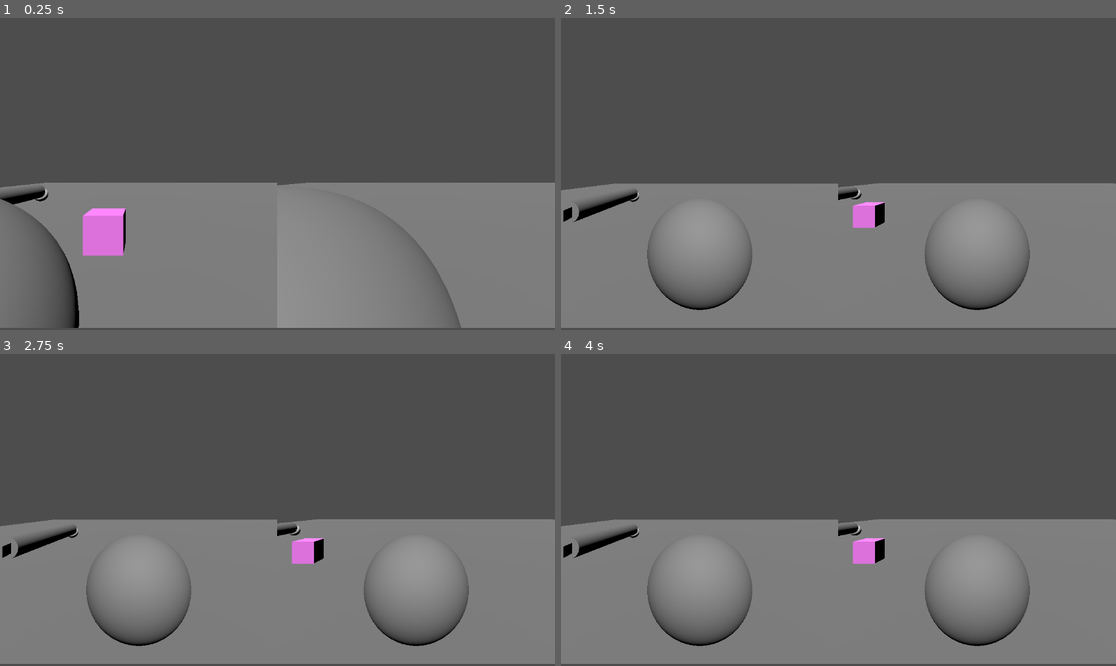
Above: before the commit, frames 1-4 (two rows, left to right).
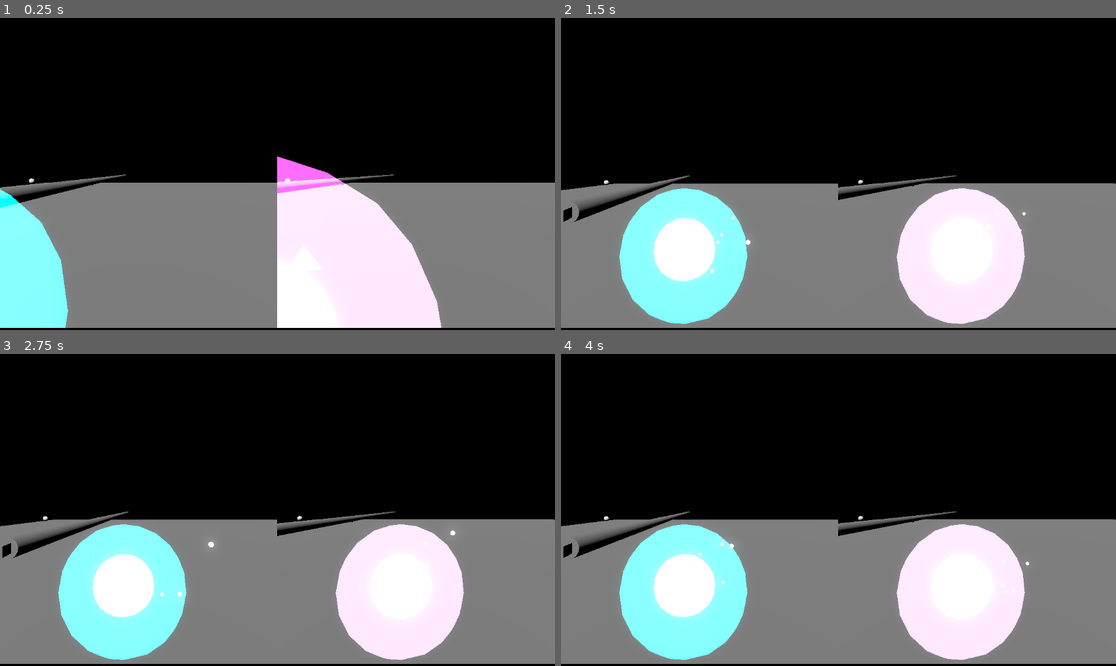
Above: after the commit, the same moments.

Repository: Tutita-Dev/fragmented-soul
Game: Godot game, scene res://scenes/Test/TestLevel.tscn
Same seed, same stepped clock (60 frames per second), same inputs: the game is played once before the commit and once after it. Before the commit the project has no main scene; this scene is started directly in both runs.
Inputs:
- Up to frame 1 (0.25 s): no input
- Up to frame 2 (1.5 s): tap Enter at 0.5 s
- Up to frame 3 (2.75 s): tap Space at 2 s
- Up to frame 4 (4 s): no input

The runs differ from the first frame. In frame 1, 71% of the frame differs, in the area x 0-100%, y 0-100%; in frame 2, 71%; in frame 3, 71%; in frame 4, 71%.

Commit message:
Asset orbe e implementacion

Diff:
--- a/project.godot
+++ b/project.godot
@@ -11,6 +11,7 @@
 [application]
 
 config/name="fragmented-soul"
+run/main_scene="uid://ck14nyfg6wijg"
 config/features=PackedStringArray("4.6", "Forward Plus")
 config/icon="res://icon.svg"
 
--- a/scenes/Test/TestLevel.tscn
+++ b/scenes/Test/TestLevel.tscn
@@ -12,6 +12,10 @@
 [sub_resource type="BoxShape3D" id="BoxShape3D_deaoh"]
 
 [sub_resource type="PlaneMesh" id="PlaneMesh_86d4f"]
+
+[sub_resource type="Environment" id="Environment_3e3ua"]
+background_mode = 1
+glow_enabled = true
 
 [node name="TestLevel" type="Node3D" unique_id=1316197581]
 transform = Transform3D(1, 0, 0, 0, 1, 0, 0, 0, 1, 0, 0.16239548, 0)
@@ -46,14 +50,14 @@
 player_id = 2
 
 [node name="FragmentBase2" parent="." unique_id=1526138773 instance=ExtResource("3_wd06p")]
-transform = Transform3D(1, 0, 0, 0, 1, 0, 0, 0, 1, -11.427151, 1.5, 19.56606)
+transform = Transform3D(1, 0, 0, 0, 1, 0, 0, 0, 1, -18.819918, 1.5, -8.996239)
 can_translate = true
 
 [node name="LightEmitter" parent="." unique_id=1122609926 instance=ExtResource("4_n4ulk")]
 transform = Transform3D(1, 0, 0, 0, 1, 0, 0, 0, 1, -17.697178, 1.7818004, 19.066929)
 
 [node name="LightReceptor" parent="." unique_id=879324380 instance=ExtResource("5_wd06p")]
-transform = Transform3D(1, 0, 0, 0, 1, 0, 0, 0, 1, -17.719738, 1.5, 10.236103)
+transform = Transform3D(1, 0, 0, 0, 1, 0, 0, 0, 1, -31.503788, 1.5, -14.708981)
 
 [node name="LightSystem" type="Node3D" parent="." unique_id=154440687 node_paths=PackedStringArray("emitter")]
 script = ExtResource("6_3e3ua")
@@ -61,3 +65,6 @@
 
 [node name="Control" parent="." unique_id=1446924797 instance=ExtResource("8_3e3ua")]
 visible = false
+
+[node name="WorldEnvironment" type="WorldEnvironment" parent="." unique_id=311335859]
+environment = SubResource("Environment_3e3ua")
--- a/scenes/player/Player.tscn
+++ b/scenes/player/Player.tscn
@@ -1,6 +1,7 @@
 [gd_scene format=3 uid="uid://kfxiyyxr357b"]
 
 [ext_resource type="Script" uid="uid://c22qsdclwrm7w" path="res://scripts/player/player.gd" id="1_wr5hl"]
+[ext_resource type="PackedScene" uid="uid://sif5306gt5jl" path="res://scenes/player/soul_orb_asset.tscn" id="2_4kuee"]
 [ext_resource type="Script" uid="uid://ddc6cwvq7mpma" path="res://scripts/player/input_provider.gd" id="2_gfjak"]
 
 [sub_resource type="SphereMesh" id="SphereMesh_o8nba"]
@@ -13,7 +14,10 @@
 script = ExtResource("1_wr5hl")
 
 [node name="MeshInstance3D" type="MeshInstance3D" parent="." unique_id=1731519691]
+visible = false
 mesh = SubResource("SphereMesh_o8nba")
+
+[node name="Soul_Orb_Asset" parent="." unique_id=1543801712 instance=ExtResource("2_4kuee")]
 
 [node name="CollisionShape3D" type="CollisionShape3D" parent="." unique_id=1072886431]
 shape = SubResource("SphereShape3D_4kuee")
--- /dev/null
+++ b/scenes/player/soul_orb_asset.tscn
@@ -0,0 +1,58 @@
+[gd_scene format=3 uid="uid://sif5306gt5jl"]
+
+[ext_resource type="PackedScene" uid="uid://b4cb28xaq3aw1" path="res://assets/Soul_Orb_Asset.glb" id="1_0j51x"]
+
+[sub_resource type="StandardMaterial3D" id="StandardMaterial3D_j28i3"]
+transparency = 1
+blend_mode = 1
+emission_enabled = true
+emission = Color(0.45882353, 1, 1, 1)
+emission_energy_multiplier = 13.49
+
+[sub_resource type="StandardMaterial3D" id="StandardMaterial3D_wkgkh"]
+albedo_color = Color(0, 1, 1, 0.5803922)
+emission_enabled = true
+emission = Color(15.229851, 18.892157, 18.892157, 1)
+emission_energy_multiplier = 2.41
+
+[sub_resource type="Curve" id="Curve_ebu2r"]
+_data = [Vector2(0, 1), 0.0, 0.0, 0, 0, Vector2(1, 1), 0.0, 0.0, 0, 0]
+point_count = 2
+
+[sub_resource type="CurveTexture" id="CurveTexture_vdggw"]
+curve = SubResource("Curve_ebu2r")
+
+[sub_resource type="ParticleProcessMaterial" id="ParticleProcessMaterial_eqdec"]
+emission_shape = 2
+emission_sphere_radius = 0.3
+gravity = Vector3(1, 0.5, 0)
+linear_accel_min = -2.2351742e-06
+linear_accel_max = 2.1499977
+scale_min = 0.049999997
+scale_max = 0.099999994
+scale_curve = SubResource("CurveTexture_vdggw")
+
+[sub_resource type="SphereMesh" id="SphereMesh_m7thh"]
+
+[sub_resource type="StandardMaterial3D" id="StandardMaterial3D_73eyc"]
+transparency = 1
+blend_mode = 1
+albedo_color = Color(0, 1, 1, 0.5803922)
+emission_enabled = true
+emission = Color(0, 1, 0.8666667, 1)
+emission_energy_multiplier = 8.0
+
+[node name="Soul_Orb_Asset" unique_id=1543801712 instance=ExtResource("1_0j51x")]
+transform = Transform3D(1, 0, 0, 0, 1, 0, 0, 0, 1, -0.14687157, 0, 0)
+
+[node name="Soul_Core" parent="." index="0" unique_id=868530390]
+surface_material_override/0 = SubResource("StandardMaterial3D_j28i3")
+
+[node name="GPUParticles3D" type="GPUParticles3D" parent="Soul_Core" index="0" unique_id=912544224]
+material_override = SubResource("StandardMaterial3D_wkgkh")
+amount = 10
+process_material = SubResource("ParticleProcessMaterial_eqdec")
+draw_pass_1 = SubResource("SphereMesh_m7thh")
+
+[node name="Soul_Halo" parent="." index="1" unique_id=1678781570]
+surface_material_override/0 = SubResource("StandardMaterial3D_73eyc")
--- a/scripts/player/player.gd
+++ b/scripts/player/player.gd
@@ -4,13 +4,21 @@
 
 enum State { FREE_FLY, POSSESSING }
 
+@export_group("Player Configuration")
 @export var player_id: int = 1
-@export var turn_speed: float = 2.5  # rad/s
-
+@export var turn_speed: float = 2.5   # rad/s
 @export var fly_speed: float = 6.0
 @export var rotate_speed: float = 2.0
 @export var translate_speed: float = 3.0
 
+@export_group("Visual Settings")
+@export var color_player_1: Color = Color(0.0, 0.89, 1.0, 1.0) # Azul / Cian
+@export var color_player_2: Color = Color(1.0, 0.2, 0.651, 1.0) # Rojo / Magenta
+
+# Referencias a los nodos visuales
+@onready var soul_core: MeshInstance3D = $Soul_Orb_Asset/Soul_Core
+@onready var soul_halo: MeshInstance3D = $Soul_Orb_Asset/Soul_Halo
+@onready var particles: GPUParticles3D = $Soul_Orb_Asset/GPUParticles3D
 
 var state: State = State.FREE_FLY
 var possessed_fragment: Node3D = null
@@ -19,8 +27,54 @@
 @onready var input_provider: InputProvider = $PossessionArea/InputProvider
 
 func _ready() -> void:
-	input_provider.set_player_id(player_id)
+	# Aseguramos la asignación del player_id al InputProvider por método y por propiedad
+	if input_provider:
+		if input_provider.has_method("set_player_id"):
+			input_provider.set_player_id(player_id)
+		else:
+			input_provider.player_id = player_id
 
+	_setup_player_visuals()
+
+# --- LÓGICA DE VISUALES Y COLORES ---
+func _setup_player_visuals() -> void:
+	var target_color := color_player_1 if player_id == 1 else color_player_2
+
+	# 1. Configurar Núcleo (Soul_Core)
+	if soul_core:
+		var core_mat: StandardMaterial3D = _get_unique_material(soul_core)
+		core_mat.albedo_color = Color.WHITE
+		core_mat.emission_enabled = true
+		core_mat.emission = target_color
+		core_mat.emission_energy_multiplier = 18.0
+
+	# 2. Configurar Halo (Soul_Halo)
+	if soul_halo:
+		var halo_mat: StandardMaterial3D = _get_unique_material(soul_halo)
+		halo_mat.albedo_color = Color(target_color.r, target_color.g, target_color.b, 0.3)
+		halo_mat.emission_enabled = true
+		halo_mat.emission = target_color
+		halo_mat.emission_energy_multiplier = 7.0
+
+	# 3. Configurar Partículas (GPUParticles3D)
+	if particles:
+		particles.emitting = true
+
+func _get_unique_material(mesh: MeshInstance3D) -> StandardMaterial3D:
+	var mat = mesh.get_surface_override_material(0)
+	if not mat and mesh.mesh:
+		mat = mesh.mesh.surface_get_material(0)
+
+	if mat:
+		mat = mat.duplicate()
+		mesh.set_surface_override_material(0, mat)
+	else:
+		mat = StandardMaterial3D.new()
+		mesh.set_surface_override_material(0, mat)
+
+	return mat as StandardMaterial3D
+
+# --- PROCESO PRINCIPAL DE FÍSICA Y ESTADOS ---
 func _physics_process(delta: float) -> void:
 	match state:
 		State.FREE_FLY:
@@ -59,13 +113,27 @@
 		var axis_index := 0 if player_id == 1 else 2
 		possessed_fragment.translate_on_axis(axis_index, translate_input * translate_speed * delta)
 
-
+# --- POSESIÓN Y LIBERACIÓN ---
 func _try_possess(fragment: Node3D) -> void:
 	var fragment_id := str(fragment.get_path())
 	possessed_fragment = fragment
 	state = State.POSSESSING
+
 	if PossessionManager.try_possess(fragment_id, player_id):
-		visible = false
+		if soul_core:
+			soul_core.visible = false
+		if particles:
+			particles.emitting = false
+
+		if soul_halo:
+			soul_halo.reparent(possessed_fragment)
+			soul_halo.position = Vector3.ZERO
+
+			var halo_mat = soul_halo.get_surface_override_material(0)
+			if halo_mat is StandardMaterial3D:
+				halo_mat.emission_energy_multiplier = 4.0
+				var target_color := color_player_1 if player_id == 1 else color_player_2
+				halo_mat.albedo_color = Color(target_color.r, target_color.g, target_color.b, 0.15)
 	else:
 		possessed_fragment = null
 		state = State.FREE_FLY
@@ -73,11 +141,26 @@
 func _release_possession() -> void:
 	if possessed_fragment == null:
 		return
+
+	if soul_halo:
+		soul_halo.reparent($Soul_Orb_Asset)
+		soul_halo.position = Vector3.ZERO
+
+		var halo_mat = soul_halo.get_surface_override_material(0)
+		if halo_mat is StandardMaterial3D:
+			var target_color := color_player_1 if player_id == 1 else color_player_2
+			halo_mat.emission_energy_multiplier = 7.0
+			halo_mat.albedo_color = Color(target_color.r, target_color.g, target_color.b, 0.3)
+
+	if soul_core:
+		soul_core.visible = true
+	if particles:
+		particles.emitting = true
+
 	var fragment_id := str(possessed_fragment.get_path())
 	global_position = possessed_fragment.global_position
 	possessed_fragment = null
 	state = State.FREE_FLY
-	visible = true
 	PossessionManager.release(fragment_id)
 
 func _on_possession_area_area_entered(area: Area3D) -> void:
Binary file added: assets/Soul_Orb_Asset.glb
Not shown, added: assets/Soul_Orb_Asset.glb.import
